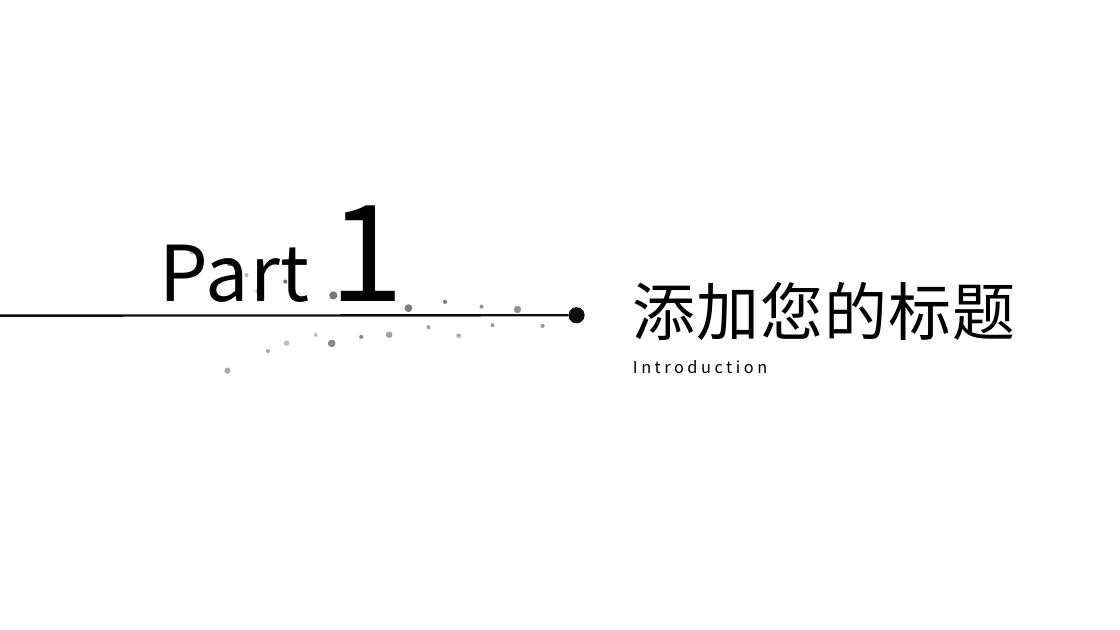
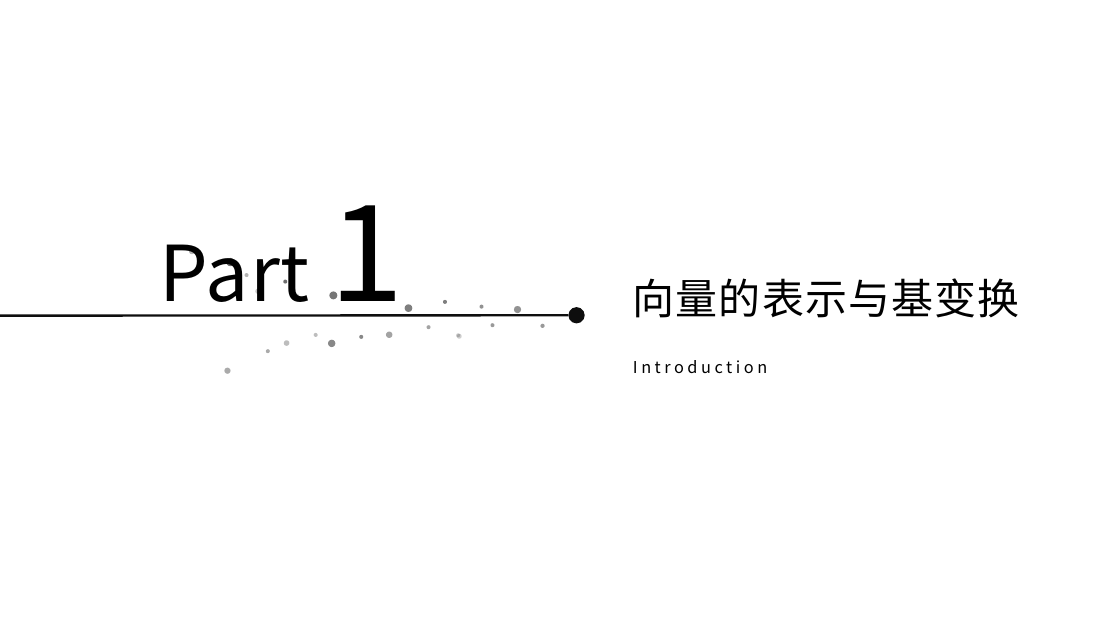
Before and after one commit to DarkDisasters/AnimationTransition, a slide deck: slide 7 of PCATEST/What is PCA.pptx (slide 6 before the commit). Drawn at 1120x630 pixels with LibreOffice and Linux fonts; fonts in the diff are those of the drawing; background and template pictures are left out. Boxes give left, top, right and bottom in pixels: in the first picture for what was removed or moved away, otherwise in the second. Text is boxed around its words. In the diff, an @@ line names an element or a change of style, - is before the commit and + after.

```diff
--- a/PCATEST/What is PCA.pptx
+++ b/PCATEST/What is PCA.pptx
@@ text at <box>633,278,1020,318</box>: text changed; size 54 to 36 pt @@
-添加您的标题
+向量的表示与基变换
```
Also in this commit, not shown: 2 other slides changed, 12 slides added, 17 other files.
